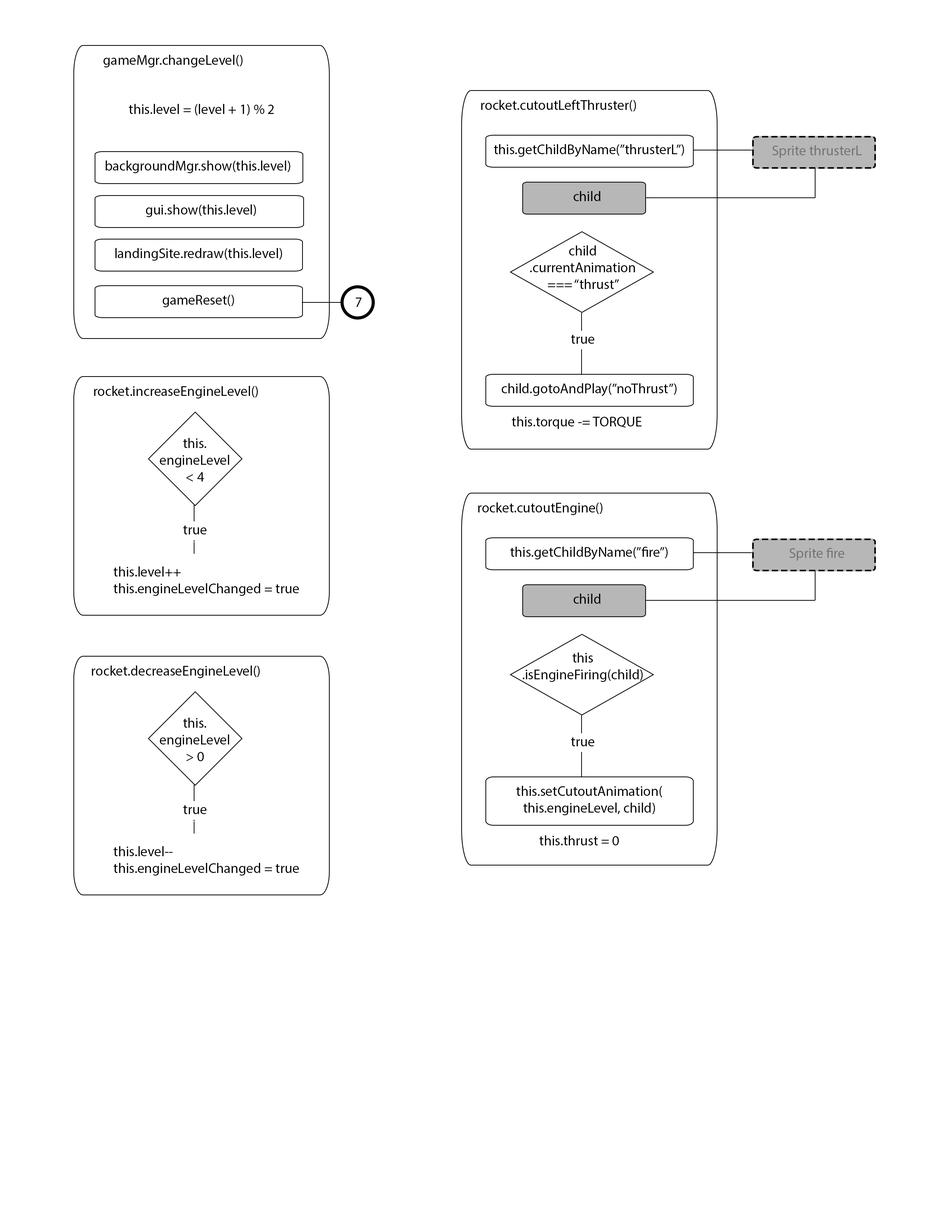
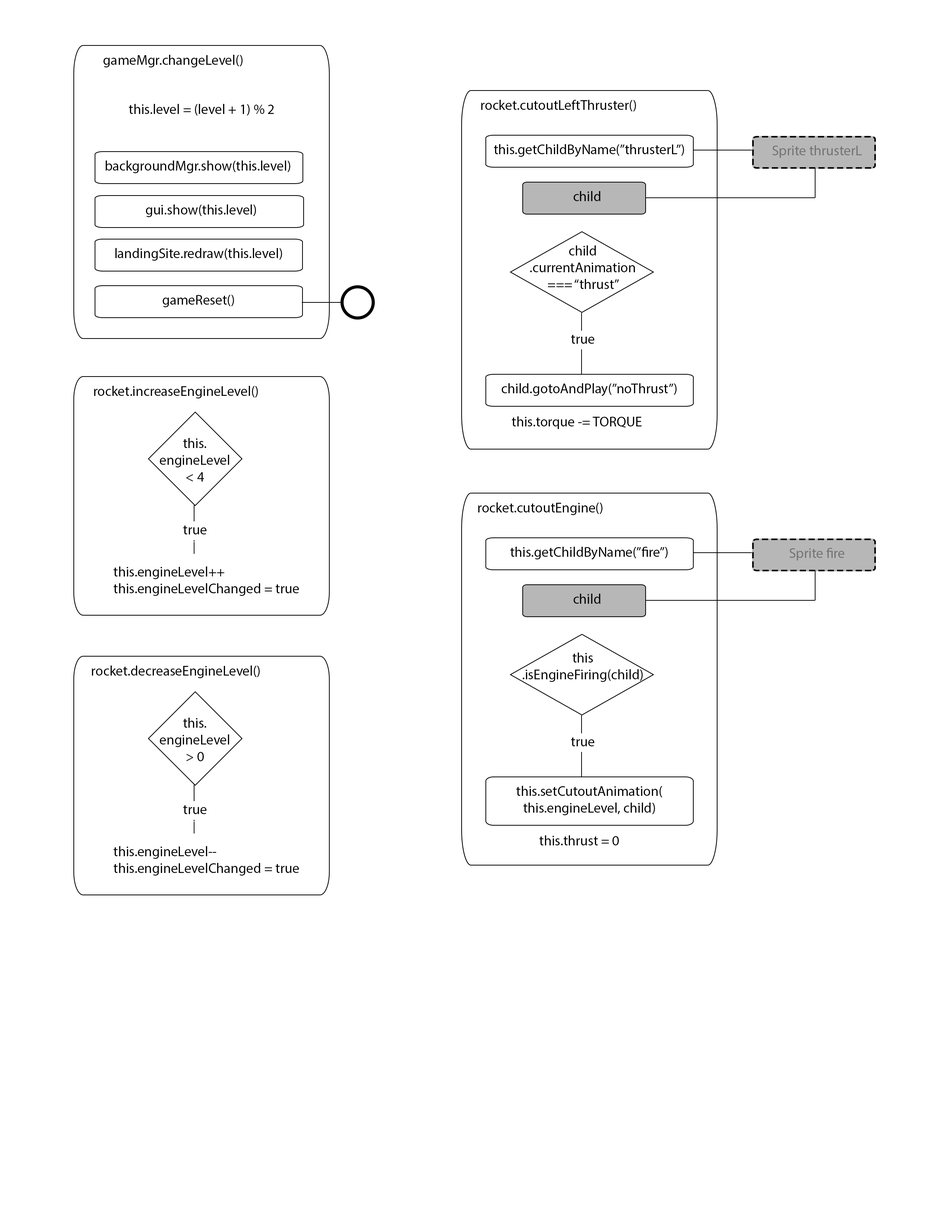
Before/after of a 950 x 1229 layered artwork. What changed in the layer stack:
hid "7" over <box>355,297,362,307</box>
renamed "this.level-- this.engineLevelChanged = true" to "this.engineLevel-- this.engineLevelChanged = true", painted on it over <box>137,846,217,860</box>
renamed "this.level++ this.engineLevelChanged = true" to "this.engineLevel++ this.engineLevelChanged = true", painted on it over <box>137,566,225,580</box>
